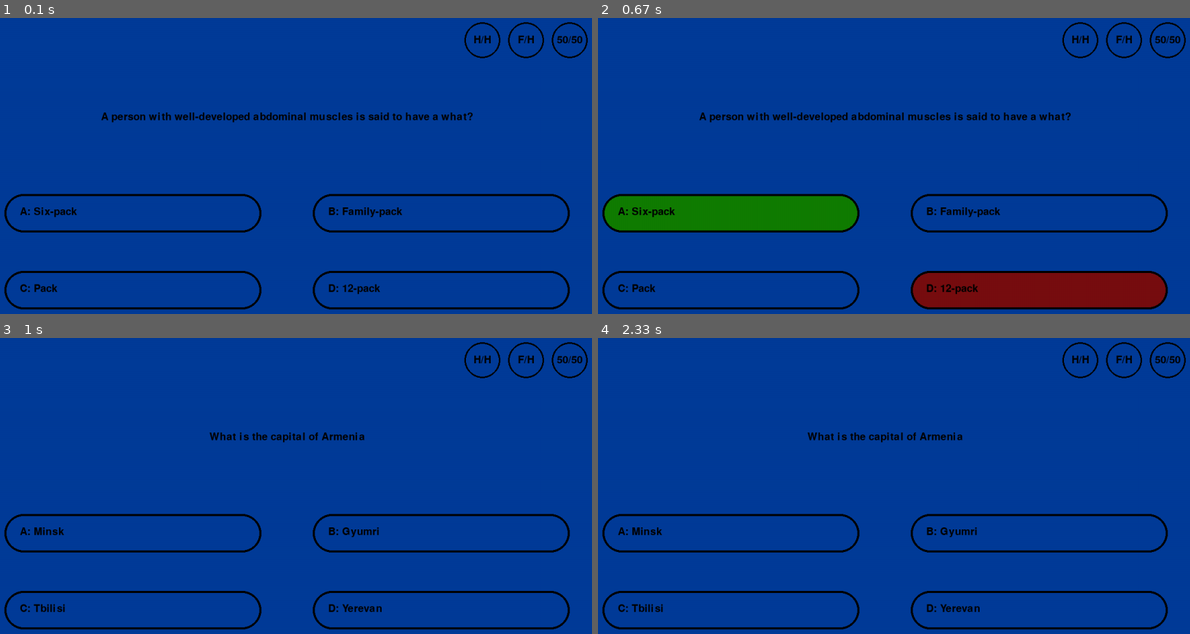
Above: before the commit, frames 1-4 (two rows, left to right).
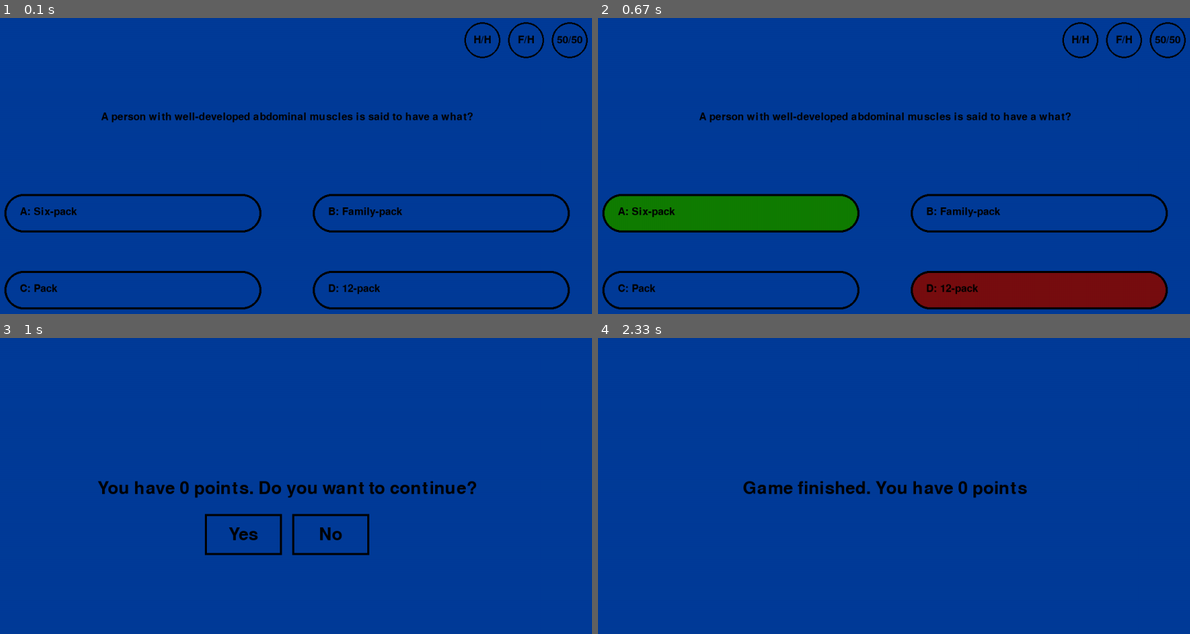
Above: after the commit, the same moments.

Repository: Malkhasyan005/Pygame_Projects
Game: pygame game, started from Milionist/game.py
Same seed, same stepped clock (60 frames per second), same inputs: the game is played once before the commit and once after it.
Inputs (mouse positions are in pixels of both pictures, inside the frame that each line leads up to):
- Up to frame 1 (0.1 s): no input
- Up to frame 2 (0.67 s): click "D: 12-pack" at 0.38 s
- Up to frame 3 (1 s): hold Space from 0.67 s (still down); move the mouse to (290, 509) at 0.7 s
- Up to frame 4 (2.33 s): release Space at 1.13 s; click (692, 560) at 1.22 s; click (894, 521) at 2.05 s

Frames 1-2 are identical in both runs. In frame 3, 6.4% of the frame differs, in the area x 0-100%, y 1-99%; in frame 4, 5.6%.

Commit message:
The construction of the game is over

Diff:
--- a/Milionist/game.py
+++ b/Milionist/game.py
@@ -26,8 +26,11 @@
         self.bg_color = (2, 60, 153)
         self.surface = pygame.display.set_mode((self.width, self.height))
         self.rungame = True
+        self.show_contaniue_quest = False
+        self.used_help = False
         self.show_fifty_answer = False
         self.show_friend_answer = False
+        self.show_audience_answer = False
         self.fifty = True
         self.friend = True
         self.audience = True
@@ -74,43 +77,74 @@
             self.click = True
             self.show_friend_answer = False
             self.show_fifty_answer = False
+            self.show_audience_answer = False
+            self.used_help = False
         elif self.mouse_pos.x in range(650, 1150) and self.mouse_pos.y in range(350, 425):
             self.is_correct(1)
             self.ind += 1
             self.click = True
             self.show_friend_answer = False
             self.show_fifty_answer = False
+            self.show_audience_answer = False
+            self.used_help = False
         elif self.mouse_pos.x in range(50, 550) and self.mouse_pos.y in range(500, 575):
             self.is_correct(2)
             self.ind += 1
             self.click = True
             self.show_friend_answer = False
             self.show_fifty_answer = False
+            self.show_audience_answer = False
+            self.used_help = False
         elif self.mouse_pos.x in range(650, 1150) and self.mouse_pos.y in range(500, 575):
             self.is_correct(3)
             self.ind += 1
             self.click = True
             self.show_friend_answer = False
             self.show_fifty_answer = False
+            self.show_audience_answer = False
+            self.used_help = False
+
+    def help_audience(self):
+        self.show_audience_answer = True
+        audience_obj = utils.audience(self.answer)
+
+        answ1 = self.font.render(f"A: {audience_obj[self.answer[0]]}", 1, (0, 0, 0))
+        answ2 = self.font.render(f"B: {audience_obj[self.answer[1]]}", 1, (0, 0, 0))
+        answ3 = self.font.render(f"C: {audience_obj[self.answer[2]]}", 1, (0, 0, 0))
+        answ4 = self.font.render(f"D: {audience_obj[self.answer[3]]}", 1, (0, 0, 0))
+
+        answ1_surface = answ1.get_rect(topleft=(50, 50))
+        answ2_surface = answ2.get_rect(topleft=(50, 90))
+        answ3_surface = answ3.get_rect(topleft=(50, 130))
+        answ4_surface = answ4.get_rect(topleft=(50, 170))
+
+        self.surface.blit(answ1, answ1_surface)
+        self.surface.blit(answ2, answ2_surface)
+        self.surface.blit(answ3, answ3_surface)
+        self.surface.blit(answ4, answ4_surface)
+
 
     def help_fried(self):
         self.show_friend_answer = True
         ind = random.randint(0, 3)
-        answer = self.font1.render(f'I thing correct answer is {self.answer[ind]}', 1, (0, 0, 0))
+        answer = self.font1.render(f'I thing correct answer is "{self.answer[ind]}"', 1, (0, 0, 0))
 
         self.surface.blit(answer, (50, 50))
 
     def choose_help(self):
         if self.mouse_pos.y in range(15, 85):
-            if self.mouse_pos.x in range(1115, 1185) and self.fifty:
+            if self.mouse_pos.x in range(1115, 1185) and self.fifty and not self.used_help:
                 self.help_fifty()
                 self.fifty = False
-            if self.mouse_pos.x in range(1030, 1100) and self.friend:
+                self.used_help = True
+            if self.mouse_pos.x in range(1030, 1100) and self.friend and not self.used_help:
                 self.help_fried()
                 self.friend = False
-            if self.mouse_pos.x in range(945, 1015) and self.audience:
-               # self.help_audience()
+                self.used_help = True
+            if self.mouse_pos.x in range(945, 1015) and self.audience and not self.used_help:
+                self.help_audience()
                 self.audience = False
+                self.used_help = True
 
     def show_helps(self):
         fifty = self.font.render('50/50', 1, (0, 0, 0))
@@ -194,6 +228,33 @@
         self.surface.blit(finish, finish_surface)
         self.finish = True
 
+    def do_you_want_to_contaniue(self):
+        self.surface.fill(self.bg_color)
+        pause = self.font1.render(f"You have {self.bonus} points. Do you want to continue?", 1, (0, 0, 0))
+        pause_surface = pause.get_rect(center=(self.width//2, self.height//2))
+
+        yes = self.font1.render(f"Yes", 1, (0, 0, 0))
+        yes_surface = yes.get_rect(center=(515, 390))
+
+        no = self.font1.render(f"No", 1, (0, 0, 0))
+        no_surface = no.get_rect(center=(685, 390))
+
+        yes_button = pygame.Rect((440, 350), (150, 80))
+        no_button = pygame.Rect((610, 350), (150, 80))
+
+        pygame.draw.rect(self.surface, (0, 0, 0), no_button, 4)
+        pygame.draw.rect(self.surface, (0, 0, 0), yes_button, 4)
+        self.surface.blit(pause, pause_surface)
+        self.surface.blit(yes, yes_surface)
+        self.surface.blit(no, no_surface)
+        self.show_contaniue_quest = True
+
+    def want_continue_or_not(self):
+        if self.mouse_pos.y in range(350, 430):
+            if self.mouse_pos.x in range(440, 590):
+                self.show_contaniue_quest = False
+            elif self.mouse_pos.x in range(610, 760):
+                self.show_final_bonus()
 
     def draw_element(self):
         self.drwa_answer_blocks()
@@ -204,7 +265,7 @@
     def play(self):
         if self.ind >= 7 and not self.show_answer:
             self.show_final_bonus()
-        if not self.show_answer and not self.finish and not self.show_friend_answer:
+        if not self.show_answer and not self.finish and not self.show_friend_answer and not self.show_audience_answer and not self.show_contaniue_quest:
             self.surface.fill(self.bg_color)
             self.shuffle_answ()
             self.draw_element()
@@ -219,11 +280,15 @@
                 if event.type == pygame.MOUSEBUTTONDOWN and not self.show_answer:
                     x, y = pygame.mouse.get_pos()
                     self.mouse_pos = Vector2(x, y)
-                    self.choose_answer()
-                    self.choose_help()
-                if event.type == pygame.KEYDOWN and self.show_answer and not self.finish:
+                    if not self.show_contaniue_quest and not self.finish:
+                        self.choose_answer()
+                        self.choose_help()
+                    else:
+                        self.want_continue_or_not()
+                if event.type == pygame.KEYDOWN and self.show_answer and not self.finish and not self.show_contaniue_quest:
                     if event.key == pygame.K_SPACE:
-                            self.show_answer = False
+                        self.do_you_want_to_contaniue()
+                        self.show_answer = False
 
             self.play()
 
--- a/Milionist/questions.txt
+++ b/Milionist/questions.txt
@@ -1,10 +1,10 @@
-What is the capital of Armenia,Yerevan,Gyumri,Tbilisi,Minsk,1
-A person with well-developed abdominal muscles is said to have a what?,Six-pack,Family-pack,Pack,12-pack,1
-Which two words traditionally appear onscreen at the termination of a feature film?,The End,The Conclusion,The Finish,The Pizza Rolls Are Done,1
-A magnet would most likely attract which of the following?,Metal,Wood,The wrong man,Plastic,1
-Which of these names is not in the title of a Shakespeare play?,Darren,Hamlet,Romeo,Macbeth,1
-Where did Scotch whisky originate?,Scotland,The United States,Ireland,Wales,1
-What name is traditionally given to the party held for a woman who is expecting a baby?,Baby shower,Baby drizzle,Baby downpour,Baby deluge,1
-In fancy hotels it is traditional for what tantalizing treat to be left on your pillow?,A mint,A pretzel,An apple,A photo of Wolf Blitzer,1
-Which of these pairs of apps offers roughly the same type of service?,Lyft and Uber,TikTok and Spotify,Snapchat and Grubhub,Whatsapp and SHAREit,1
-In which of these films does Whoopi Goldberg dress up as a nun?,Sister Act,The Color Purple,Ghost,How Judas Got His Groove Back,1
+What is the capital of Armenia,Yerevan,Gyumri,Tbilisi,Minsk,15
+A person with well-developed abdominal muscles is said to have a what?,Six-pack,Family-pack,Pack,12-pack,123
+Which two words traditionally appear onscreen at the termination of a feature film?,The End,The Conclusion,The Finish,The Pizza Rolls Are Done,159
+A magnet would most likely attract which of the following?,Metal,Wood,The wrong man,Plastic,300
+Which of these names is not in the title of a Shakespeare play?,Darren,Hamlet,Romeo,Macbeth,159
+Where did Scotch whisky originate?,Scotland,The United States,Ireland,Wales,456
+What name is traditionally given to the party held for a woman who is expecting a baby?,Baby shower,Baby drizzle,Baby downpour,Baby deluge,1000
+In fancy hotels it is traditional for what tantalizing treat to be left on your pillow?,A mint,A pretzel,An apple,A photo of Wolf Blitzer,124
+Which of these pairs of apps offers roughly the same type of service?,Lyft and Uber,TikTok and Spotify,Snapchat and Grubhub,Whatsapp and SHAREit,258
+In which of these films does Whoopi Goldberg dress up as a nun?,Sister Act,The Color Purple,Ghost,How Judas Got His Groove Back,658
--- a/Milionist/utils.py
+++ b/Milionist/utils.py
@@ -51,16 +51,15 @@
     ind = randint(0,3)
     return answ[ind]
 
-def audience(qobj):
+def audience(answ):
     audience_obj = {}
-    answ = [qobj.answ2, qobj.answ3, qobj.answ4, qobj.corrans]
     fpercent = randint(0,100)
-    audience_obj[qobj.answ2] = fpercent
+    audience_obj[answ[0]] = fpercent
     spercent = randint(0, 100-fpercent)
-    audience_obj[qobj.answ3] = spercent
+    audience_obj[answ[1]] = spercent
     tpercent = randint(0, 100-fpercent-spercent)
-    audience_obj[qobj.answ4] = tpercent
-    audience_obj[qobj.corrans] = 100 - fpercent - spercent - tpercent
+    audience_obj[answ[2]] = tpercent
+    audience_obj[answ[3]] = 100 - fpercent - spercent - tpercent
     return audience_obj
 
 def shuffle_answers(qobj):
